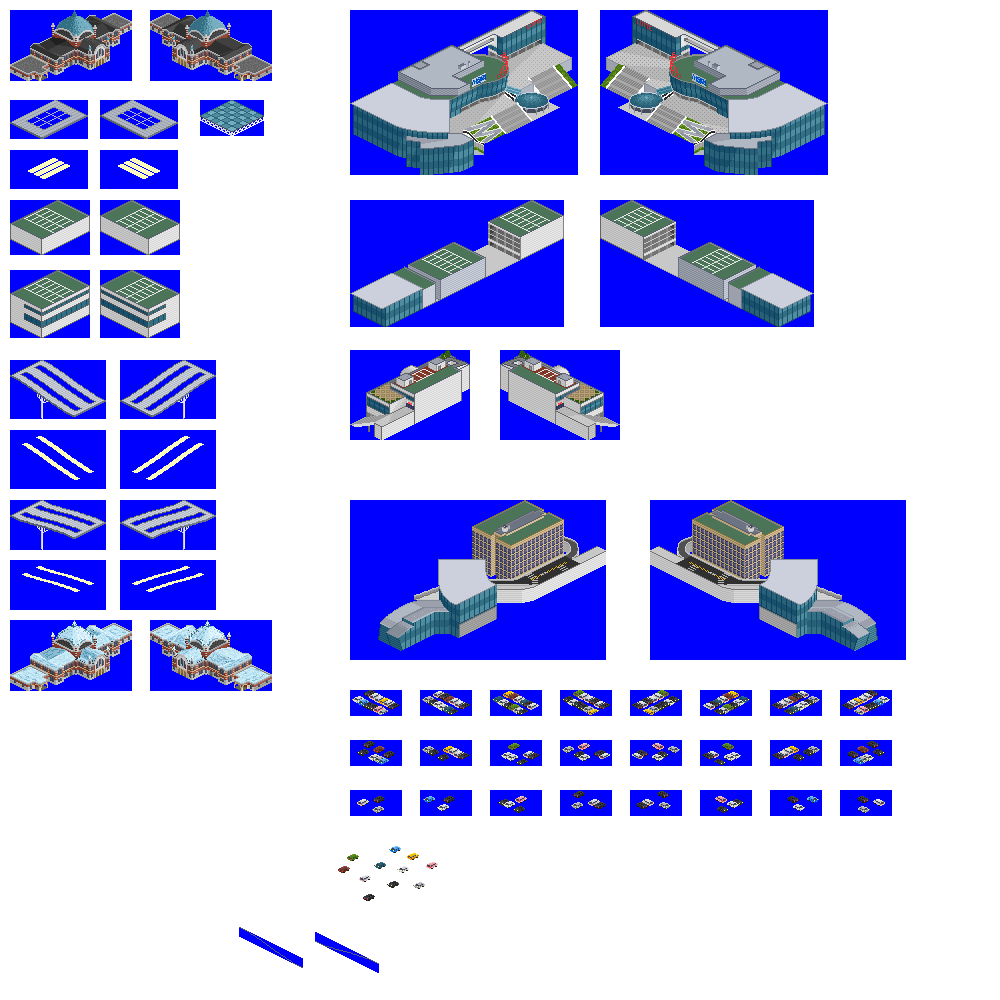
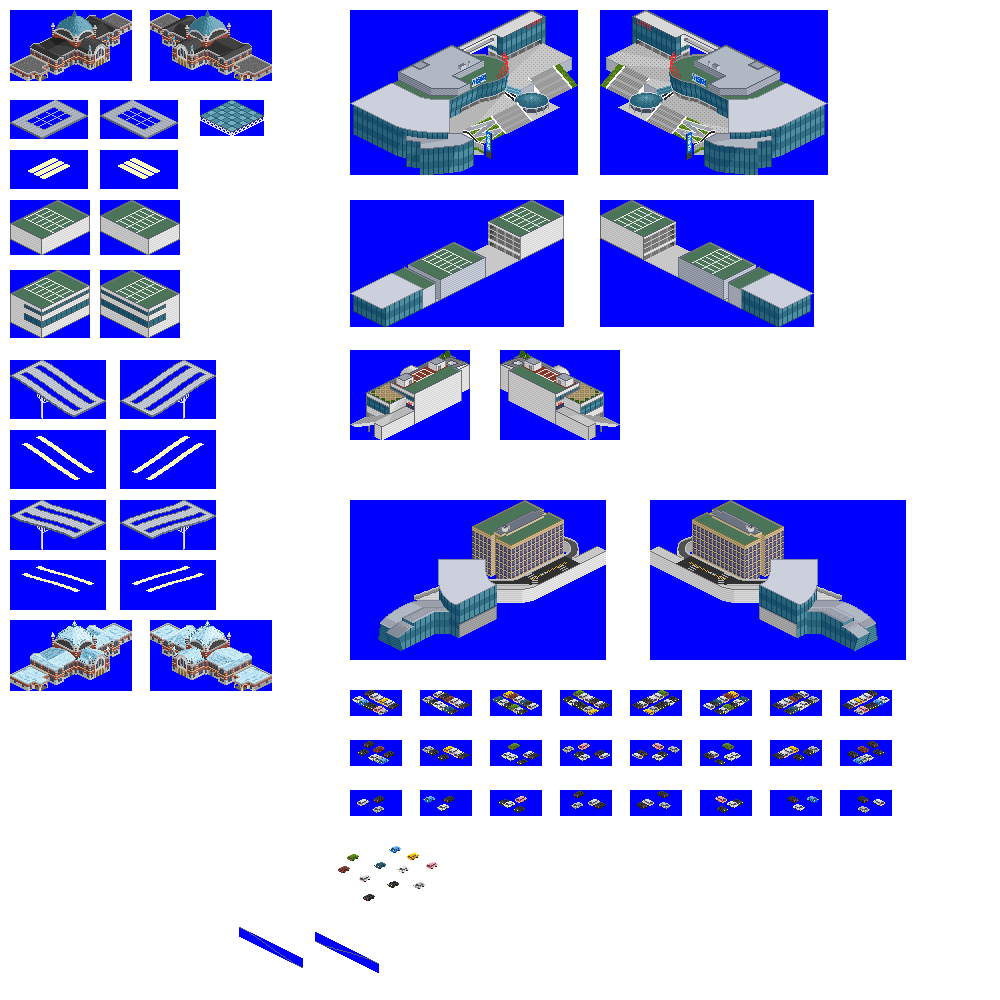
Two versions of the same layered image (1000×1000). Layer-by-layer changes:
added layer "buildings_2" above "buildings" over [486, 131, 692, 160]
